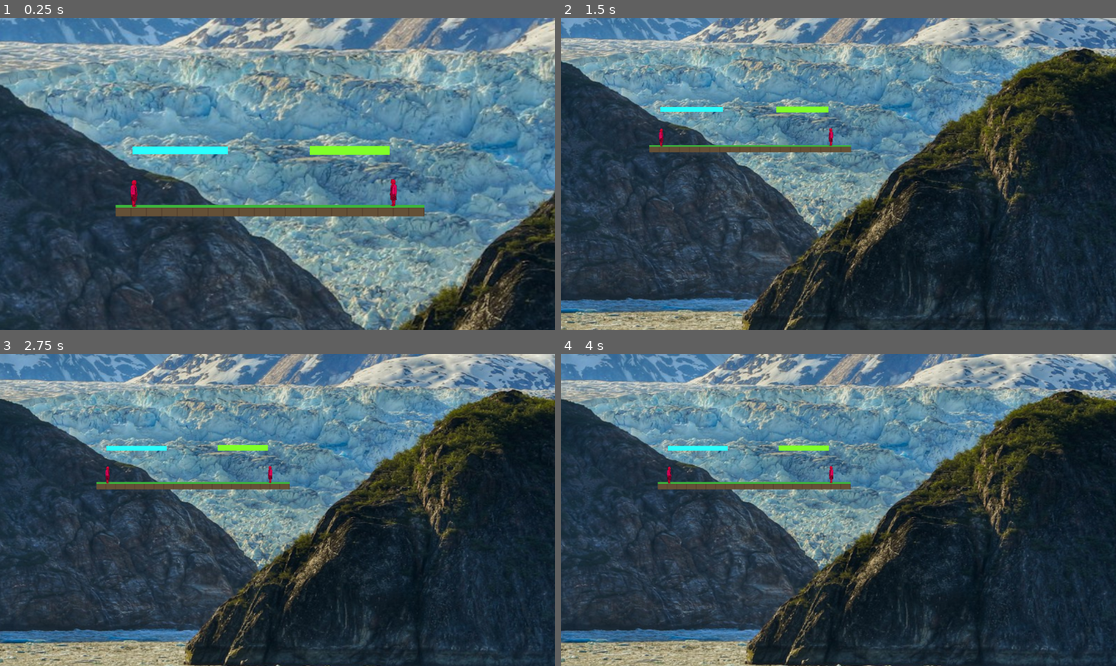
Above: before the commit, frames 1-4 (two rows, left to right).
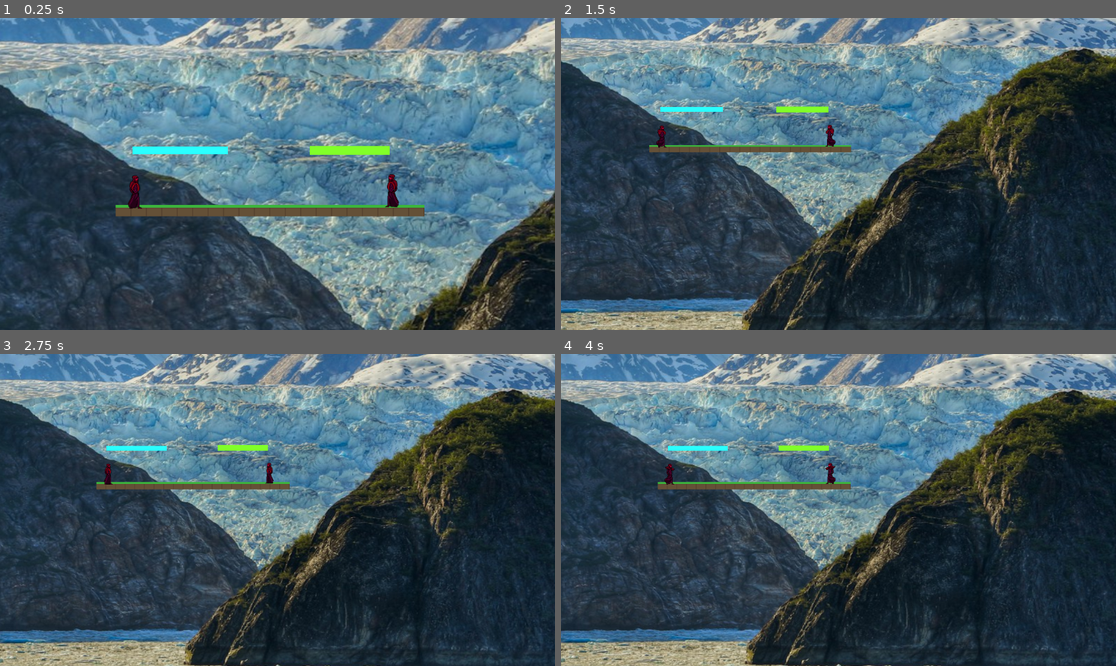
Above: after the commit, the same moments.

Repository: charles-priem/Fighter-i-
Game: Godot game, scene res://scenes/game_scene.tscn
The game is run twice, just before and just after one commit, with the same random seed, the same clock (stepped at 60 frames per second) and the same inputs.
Inputs:
- Up to frame 1 (0.25 s): no input
- Up to frame 2 (1.5 s): no input
- Up to frame 3 (2.75 s): no input
- Up to frame 4 (4 s): tap Enter at 3.5 s

The runs differ from the first frame. In frame 1, 0.4% of the frame differs, in the area x 23-72%, y 49-62%; in frame 2, 0.2%; in frame 3, 0.1%; in frame 4, 0.2%.

Commit message:
test animation1

Diff:
--- a/scenes/game_scene.tscn
+++ b/scenes/game_scene.tscn
@@ -4,11 +4,12 @@
 [ext_resource type="PackedScene" uid="uid://cvpoakggmg31i" path="res://scenes/player.tscn" id="1_w5aja"]
 [ext_resource type="Script" uid="uid://cgn1behbhvis2" path="res://scripts/camera_2d.gd" id="2_onqr8"]
 [ext_resource type="Script" uid="uid://bur1i54bpfqt0" path="res://scripts/hud.gd" id="3_ycayy"]
-[ext_resource type="Texture2D" uid="uid://bgb68pv7ixas8" path="res://assets/aze-idle.png" id="4_mw25s"]
-[ext_resource type="Texture2D" uid="uid://cqxlijtoe32kx" path="res://assets/shared image.png" id="4_utbpp"]
+[ext_resource type="Texture2D" uid="uid://daf56s7hq1jtn" path="res://assets/Fire Wizard/Idle.png" id="4_utbpp"]
+[ext_resource type="Texture2D" uid="uid://b4la8mfeng5xr" path="res://assets/Fire Wizard/Run.png" id="5_mw25s"]
+[ext_resource type="Texture2D" uid="uid://dndtv7gpkf4mo" path="res://assets/Fire Wizard/Jump.png" id="5_tcjrq"]
 [ext_resource type="Script" uid="uid://bn4v75flwdudd" path="res://scripts/ElYaagoubi.gd" id="6_mwyo0"]
-[ext_resource type="Texture2D" uid="uid://btcdxcxed85ko" path="res://assets/sprites/bg2.jpg" id="7_kk2rg"]
 [ext_resource type="Script" uid="uid://d3g6uol51pi4d" path="res://scripts/Dubois.gd" id="8_77hjl"]
+[ext_resource type="Texture2D" uid="uid://btcdxcxed85ko" path="res://assets/sprites/bg2.jpg" id="9_utbpp"]
 
 [sub_resource type="RectangleShape2D" id="RectangleShape2D_lxttp"]
 size = Vector2(800, 30)
@@ -19,45 +20,85 @@
 [sub_resource type="RectangleShape2D" id="RectangleShape2D_onqr8"]
 size = Vector2(207, 23)
 
+[sub_resource type="AtlasTexture" id="AtlasTexture_5dk4p"]
+atlas = ExtResource("5_tcjrq")
+region = Rect2(640, 0, 128, 128)
+
+[sub_resource type="AtlasTexture" id="AtlasTexture_bpk3j"]
+atlas = ExtResource("5_tcjrq")
+region = Rect2(768, 0, 128, 128)
+
+[sub_resource type="AtlasTexture" id="AtlasTexture_ngbhp"]
+atlas = ExtResource("5_tcjrq")
+region = Rect2(896, 0, 128, 128)
+
+[sub_resource type="AtlasTexture" id="AtlasTexture_yhpmq"]
+atlas = ExtResource("5_tcjrq")
+region = Rect2(1024, 0, 128, 128)
+
+[sub_resource type="AtlasTexture" id="AtlasTexture_tcjrq"]
+atlas = ExtResource("4_utbpp")
+region = Rect2(0, 0, 128, 128)
+
+[sub_resource type="AtlasTexture" id="AtlasTexture_rvs2r"]
+atlas = ExtResource("4_utbpp")
+region = Rect2(128, 0, 128, 128)
+
+[sub_resource type="AtlasTexture" id="AtlasTexture_tqxxy"]
+atlas = ExtResource("4_utbpp")
+region = Rect2(256, 0, 128, 128)
+
+[sub_resource type="AtlasTexture" id="AtlasTexture_5ay1a"]
+atlas = ExtResource("4_utbpp")
+region = Rect2(384, 0, 128, 128)
+
+[sub_resource type="AtlasTexture" id="AtlasTexture_ldkr4"]
+atlas = ExtResource("4_utbpp")
+region = Rect2(512, 0, 128, 128)
+
+[sub_resource type="AtlasTexture" id="AtlasTexture_liy57"]
+atlas = ExtResource("4_utbpp")
+region = Rect2(640, 0, 128, 128)
+
+[sub_resource type="AtlasTexture" id="AtlasTexture_mwyo0"]
+atlas = ExtResource("4_utbpp")
+region = Rect2(768, 0, 128, 128)
+
+[sub_resource type="AtlasTexture" id="AtlasTexture_qlma2"]
+atlas = ExtResource("5_tcjrq")
+region = Rect2(512, 0, 128, 128)
+
+[sub_resource type="AtlasTexture" id="AtlasTexture_s76x2"]
+atlas = ExtResource("5_mw25s")
+region = Rect2(0, 0, 128, 128)
+
 [sub_resource type="AtlasTexture" id="AtlasTexture_77hjl"]
-atlas = ExtResource("4_mw25s")
-region = Rect2(0, 0, 261, 259)
-
-[sub_resource type="AtlasTexture" id="AtlasTexture_mw25s"]
-atlas = ExtResource("4_utbpp")
-region = Rect2(0, 0, 268, 253)
-
-[sub_resource type="AtlasTexture" id="AtlasTexture_tcjrq"]
-atlas = ExtResource("4_utbpp")
-region = Rect2(268, 0, 268, 253)
-
-[sub_resource type="AtlasTexture" id="AtlasTexture_rvs2r"]
-atlas = ExtResource("4_utbpp")
-region = Rect2(536, 0, 268, 253)
-
-[sub_resource type="AtlasTexture" id="AtlasTexture_tqxxy"]
-atlas = ExtResource("4_utbpp")
-region = Rect2(804, 0, 268, 253)
-
-[sub_resource type="AtlasTexture" id="AtlasTexture_5ay1a"]
-atlas = ExtResource("4_utbpp")
-region = Rect2(0, 253, 268, 253)
-
-[sub_resource type="AtlasTexture" id="AtlasTexture_ldkr4"]
-atlas = ExtResource("4_utbpp")
-region = Rect2(268, 253, 268, 253)
-
-[sub_resource type="AtlasTexture" id="AtlasTexture_liy57"]
-atlas = ExtResource("4_utbpp")
-region = Rect2(522, 259, 261, 259)
-
-[sub_resource type="AtlasTexture" id="AtlasTexture_mwyo0"]
-atlas = ExtResource("4_utbpp")
-region = Rect2(783, 259, 261, 259)
-
-[sub_resource type="AtlasTexture" id="AtlasTexture_s76x2"]
-atlas = ExtResource("4_utbpp")
-region = Rect2(0, 518, 261, 259)
+atlas = ExtResource("5_mw25s")
+region = Rect2(128, 0, 128, 128)
+
+[sub_resource type="AtlasTexture" id="AtlasTexture_6aqbo"]
+atlas = ExtResource("5_mw25s")
+region = Rect2(256, 0, 128, 128)
+
+[sub_resource type="AtlasTexture" id="AtlasTexture_ro0ie"]
+atlas = ExtResource("5_mw25s")
+region = Rect2(384, 0, 128, 128)
+
+[sub_resource type="AtlasTexture" id="AtlasTexture_103ce"]
+atlas = ExtResource("5_mw25s")
+region = Rect2(512, 0, 128, 128)
+
+[sub_resource type="AtlasTexture" id="AtlasTexture_pb36m"]
+atlas = ExtResource("5_mw25s")
+region = Rect2(640, 0, 128, 128)
+
+[sub_resource type="AtlasTexture" id="AtlasTexture_85lt4"]
+atlas = ExtResource("5_mw25s")
+region = Rect2(768, 0, 128, 128)
+
+[sub_resource type="AtlasTexture" id="AtlasTexture_xgstd"]
+atlas = ExtResource("5_mw25s")
+region = Rect2(896, 0, 128, 128)
 
 [sub_resource type="SpriteFrames" id="SpriteFrames_77hjl"]
 animations = [{
@@ -68,7 +109,42 @@
 }, {
 "frames": [{
 "duration": 1.0,
-"texture": SubResource("AtlasTexture_77hjl")
+"texture": SubResource("AtlasTexture_5dk4p")
+}, {
+"duration": 1.0,
+"texture": SubResource("AtlasTexture_bpk3j")
+}, {
+"duration": 1.0,
+"texture": SubResource("AtlasTexture_ngbhp")
+}, {
+"duration": 1.0,
+"texture": SubResource("AtlasTexture_yhpmq")
+}],
+"loop": true,
+"name": &"fall",
+"speed": 5.0
+}, {
+"frames": [{
+"duration": 1.0,
+"texture": SubResource("AtlasTexture_tcjrq")
+}, {
+"duration": 1.0,
+"texture": SubResource("AtlasTexture_rvs2r")
+}, {
+"duration": 1.0,
+"texture": SubResource("AtlasTexture_tqxxy")
+}, {
+"duration": 1.0,
+"texture": SubResource("AtlasTexture_5ay1a")
+}, {
+"duration": 1.0,
+"texture": SubResource("AtlasTexture_ldkr4")
+}, {
+"duration": 1.0,
+"texture": SubResource("AtlasTexture_liy57")
+}, {
+"duration": 1.0,
+"texture": SubResource("AtlasTexture_mwyo0")
 }],
 "loop": true,
 "name": &"idle",
@@ -76,35 +152,40 @@
 }, {
 "frames": [{
 "duration": 1.0,
-"texture": SubResource("AtlasTexture_mw25s")
-}, {
-"duration": 1.0,
-"texture": SubResource("AtlasTexture_tcjrq")
-}, {
-"duration": 1.0,
-"texture": SubResource("AtlasTexture_rvs2r")
-}, {
-"duration": 1.0,
-"texture": SubResource("AtlasTexture_tqxxy")
-}, {
-"duration": 1.0,
-"texture": SubResource("AtlasTexture_5ay1a")
-}, {
-"duration": 1.0,
-"texture": SubResource("AtlasTexture_ldkr4")
-}, {
-"duration": 1.0,
-"texture": SubResource("AtlasTexture_liy57")
-}, {
-"duration": 1.0,
-"texture": SubResource("AtlasTexture_mwyo0")
-}, {
+"texture": SubResource("AtlasTexture_qlma2")
+}],
+"loop": true,
+"name": &"jump",
+"speed": 5.0
+}, {
+"frames": [{
 "duration": 1.0,
 "texture": SubResource("AtlasTexture_s76x2")
+}, {
+"duration": 1.0,
+"texture": SubResource("AtlasTexture_77hjl")
+}, {
+"duration": 1.0,
+"texture": SubResource("AtlasTexture_6aqbo")
+}, {
+"duration": 1.0,
+"texture": SubResource("AtlasTexture_ro0ie")
+}, {
+"duration": 1.0,
+"texture": SubResource("AtlasTexture_103ce")
+}, {
+"duration": 1.0,
+"texture": SubResource("AtlasTexture_pb36m")
+}, {
+"duration": 1.0,
+"texture": SubResource("AtlasTexture_85lt4")
+}, {
+"duration": 1.0,
+"texture": SubResource("AtlasTexture_xgstd")
 }],
 "loop": true,
 "name": &"run",
-"speed": 25.0
+"speed": 24.0
 }]
 
 [node name="GameScene" type="Node2D" unique_id=2052335995]
@@ -175,9 +256,10 @@
 max_jumps = 3
 
 [node name="AnimatedSprite2D" type="AnimatedSprite2D" parent="El Yaagoubi" unique_id=959956157]
-scale = Vector2(0.5, 0.5)
+position = Vector2(19, -44)
+scale = Vector2(1.3, 1.3)
 sprite_frames = SubResource("SpriteFrames_77hjl")
-animation = &"idle"
+animation = &"fall"
 
 [node name="Dubois" parent="." unique_id=1493220019 instance=ExtResource("1_w5aja")]
 modulate = Color(1, 0.023529412, 0.43529412, 1)
@@ -186,8 +268,8 @@
 player_number = 2
 
 [node name="AnimatedSprite2D" type="AnimatedSprite2D" parent="Dubois" unique_id=1527996360]
-position = Vector2(-1, -2)
-scale = Vector2(0.5, 0.5)
+position = Vector2(-21, -47)
+scale = Vector2(1.3, 1.3)
 sprite_frames = SubResource("SpriteFrames_77hjl")
 animation = &"idle"
 flip_h = true
--- a/scripts/Dubois.gd
+++ b/scripts/Dubois.gd
@@ -16,12 +16,12 @@
 	update_animation()
 
 func update_animation():
-#	if not is_on_floor():
-#		if velocity.y < 0:
-#			animated_sprite.play("jump")
-#		else:
-#			animated_sprite.play("fall")
-	if abs(velocity.x) > 20:
+	if not is_on_floor():
+		if velocity.y < 0:
+			animated_sprite.play("jump")
+		else:
+			animated_sprite.play("fall")
+	elif abs(velocity.x) > 20:
 		animated_sprite.play("run")
 	else:
 		animated_sprite.play("idle")
--- a/scripts/ElYaagoubi.gd
+++ b/scripts/ElYaagoubi.gd
@@ -16,12 +16,12 @@
 	update_animation()
 
 func update_animation():
-#	if not is_on_floor():
-#		if velocity.y < 0:
-#			animated_sprite.play("jump")
-#		else:
-#			animated_sprite.play("fall")
-	if abs(velocity.x) > 20:
+	if not is_on_floor():
+		if velocity.y < 0:
+			animated_sprite.play("jump")
+		else:
+			animated_sprite.play("fall")
+	elif abs(velocity.x) > 20:
 		animated_sprite.play("run")
 	else:
 		animated_sprite.play("idle")
Binary file added: assets/Fire Wizard/Attack_1.png
Binary file added: assets/Fire Wizard/Attack_2.png
Binary file added: assets/Fire Wizard/Charge.png
Binary file added: assets/Fire Wizard/Dead.png
Binary file added: assets/Fire Wizard/Fireball.png
Binary file added: assets/Fire Wizard/Flame_jet.png
Binary file added: assets/Fire Wizard/Hurt.png
Binary file added: assets/Fire Wizard/Idle.png
Binary file added: assets/Fire Wizard/Jump.png
Binary file added: assets/Fire Wizard/Run.png
Binary file added: assets/Fire Wizard/Walk.png
Not shown: 1 places in scenes/game_scene.tscn that only renumber resources
